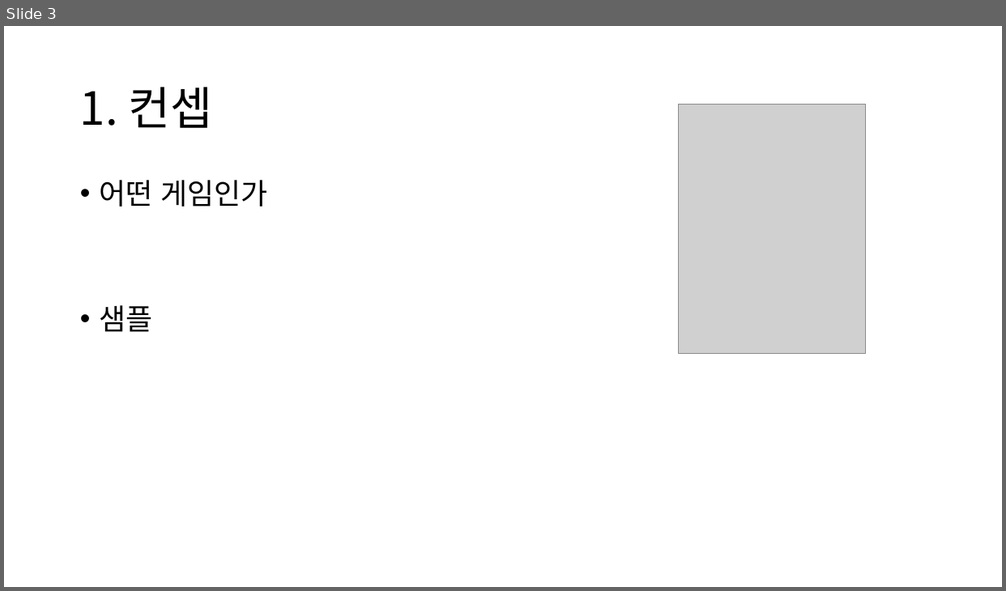
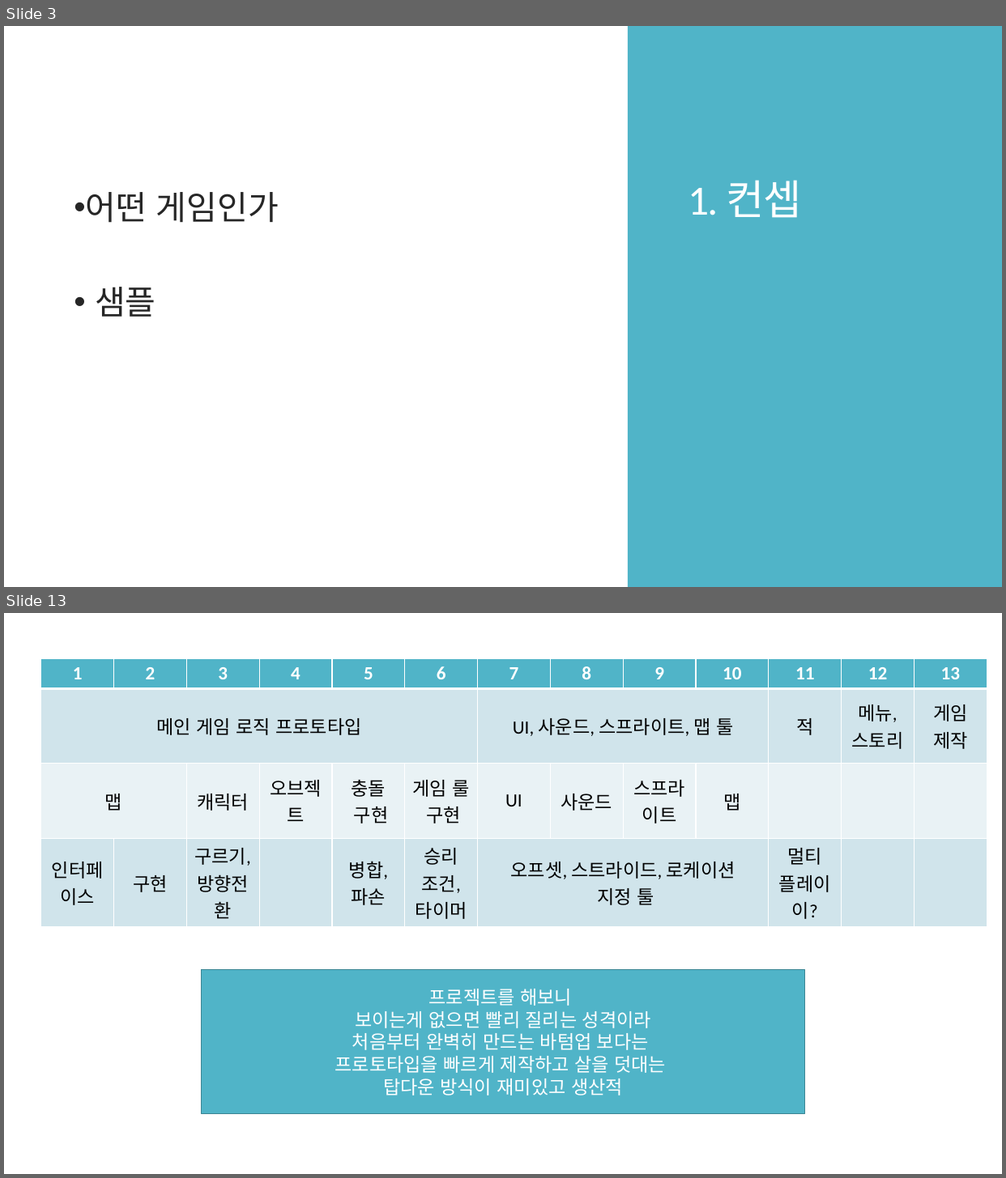
Before and after one commit to Niiok/inha_2021, a slide deck: RollBall/roll_ball.pptx. Shown one above the other, each under a label of ours: slide 3 before the commit, slides 3 and 13 after it; the slides between them are not shown. The pictures are 1006x591 and 1006x1178 pixels, drawn with LibreOffice and Linux fonts; fonts in the diff are those of the drawing; grey boxes stand for pictures. Boxes give left, top, right and bottom in pixels: in the first picture for what was removed or moved away, otherwise in the second. Text is boxed around its words. In the diff, an @@ line names an element or a change of style, - is before the commit and + after.

```diff
--- a/RollBall/roll_ball.pptx
+++ b/RollBall/roll_ball.pptx
@@ slide 13 added at (x1=4, y1=613, x2=1002, y2=1174), background #FFFFFF @@
@@ table added at (x1=40, y1=658, x2=985, y2=922), 4 rows, 13 columns @@
+1 | 2 | 3 | 4 | 5 | 6 | 7 | 8 | 9 | 10 | 11 | 12 | 13
+메인 게임 로직 프로토타입 |  |  |  |  |  | UI, 사운드, 스프라이트, 맵 툴 |  |  |  | 적 | 메뉴, 스토리 | 게임 제작
+맵 |  | 캐릭터 | 오브젝트 | 충돌 / 구현 | 게임 룰 / 구현 | UI | 사운드 | 스프라이트 | 맵 |  |  | 
+인터페이스 | 구현 | 구르기, / 방향전환 |  | 병합, / 파손 | 승리 조건, 타이머 | 오프셋, 스트라이드, 로케이션 / 지정 툴 |  |  |  | 멀티 / 플레이이? |  | 
@@ rectangle added at (x1=202, y1=969, x2=805, y2=1114), fill #50B4C8, outline #3B8594 1 pt, 18 pt, text #FFFFFF @@
+프로젝트를 해보니
+보이는게 없으면 빨리 질리는 성격이라
+처음부터 완벽히 만드는 바텀업 보다는
+프로토타입을 빠르게 제작하고 살을 덧대는
+탑다운 방식이 재미있고 생산적
@@ slide 3 changed as well @@
@@ rectangle added at (x1=628, y1=26, x2=1002, y2=587), fill #50B4C8 @@
@@ title "1. 컨셉" moved from (x1=80, y1=87, x2=213, y2=128) to (x1=688, y1=180, x2=802, y2=218) @@
@@ title "1. 컨셉" at (x1=688, y1=180, x2=802, y2=218): size 44 to 40 pt, font Noto Sans CJK KR to Calibri, text colour #000000 to #FFFFFF, letter spacing 0 to -1.2 pt; line spacing 0.9 to 0.85; vertical alignment middle to bottom @@
@@ text "어떤 게임인가" moved from (x1=99, y1=180, x2=267, y2=332) to (x1=86, y1=192, x2=279, y2=317) @@
@@ text "어떤 게임인가" at (x1=86, y1=192, x2=279, y2=317): size 28 to 32 pt, font Noto Sans CJK KR to Calibri, text colour #000000 to #262626; indent changed; line spacing 0.9 to 0.85; more space between paragraphs @@
@@ picture removed at (x1=679, y1=104, x2=866, y2=353) @@
```
Also in this commit, not shown: 5 other slides changed, 9 other slides added, 1 slide removed.
